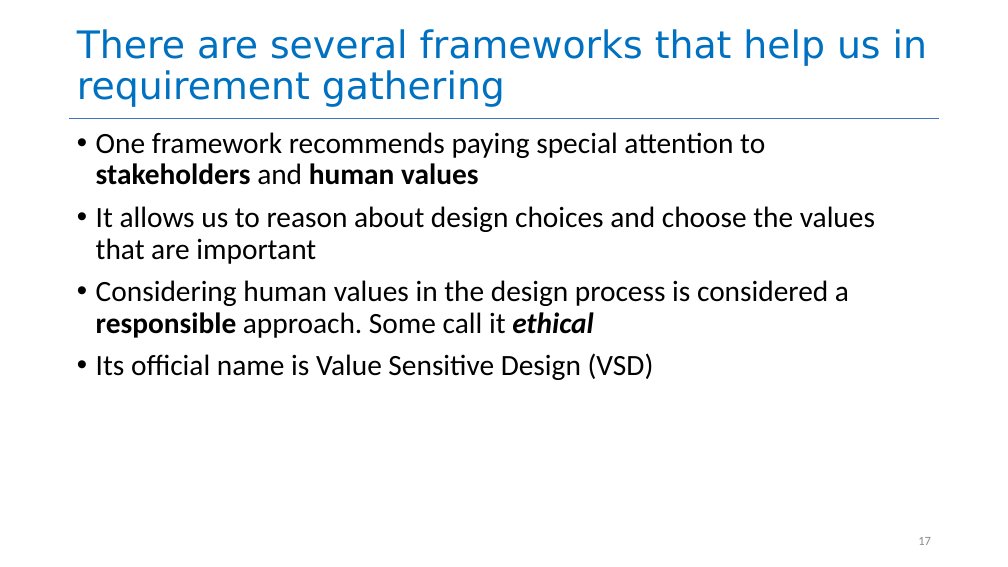
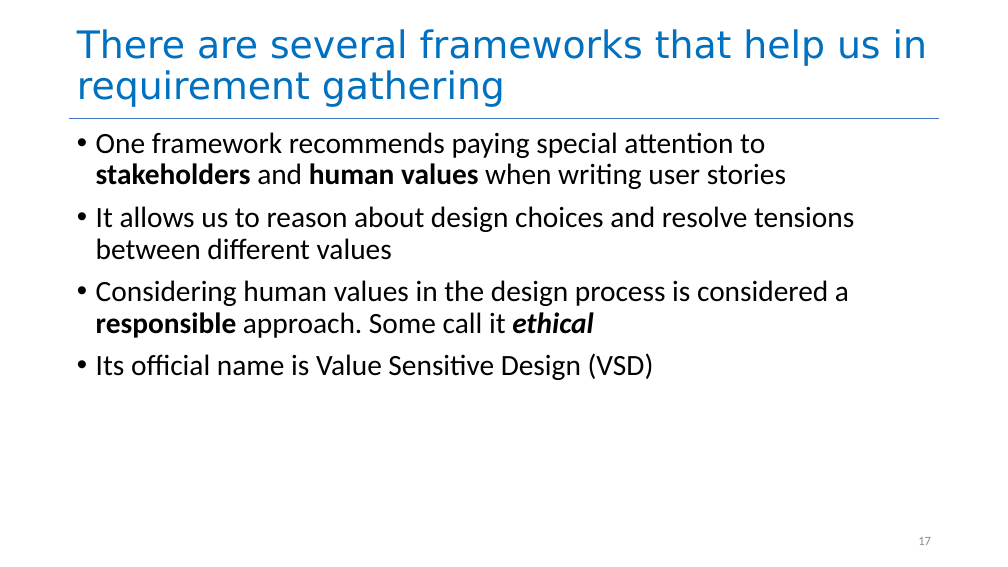
Before and after one commit to yashburshe/CS4530-Fall-2025, a slide deck: slide 17 of Slides/Module 01.2 Requirements Gathering.pptx. Drawn at 1008x567 pixels with LibreOffice and Linux fonts; fonts in the diff are those of the drawing. Boxes give left, top, right and bottom in pixels: in the first picture for what was removed or moved away, otherwise in the second. Text is boxed around its words. In the diff, an @@ line names an element or a change of style, - is before the commit and + after.

```diff
--- a/Slides/Module 01.2 Requirements Gathering.pptx
+++ b/Slides/Module 01.2 Requirements Gathering.pptx
@@ text at [96, 132, 854, 260]: text changed @@
-• One framework recommends paying special attention to stakeholders and human values
-• It allows us to reason about design choices and choose the values that are important
+• One framework recommends paying special attention to stakeholders and human values when writing user stories
+• It allows us to reason about design choices and resolve tensions between different values
```
Also in this commit, not shown: 4 other slides changed, 1 slide added, 2 other files.
